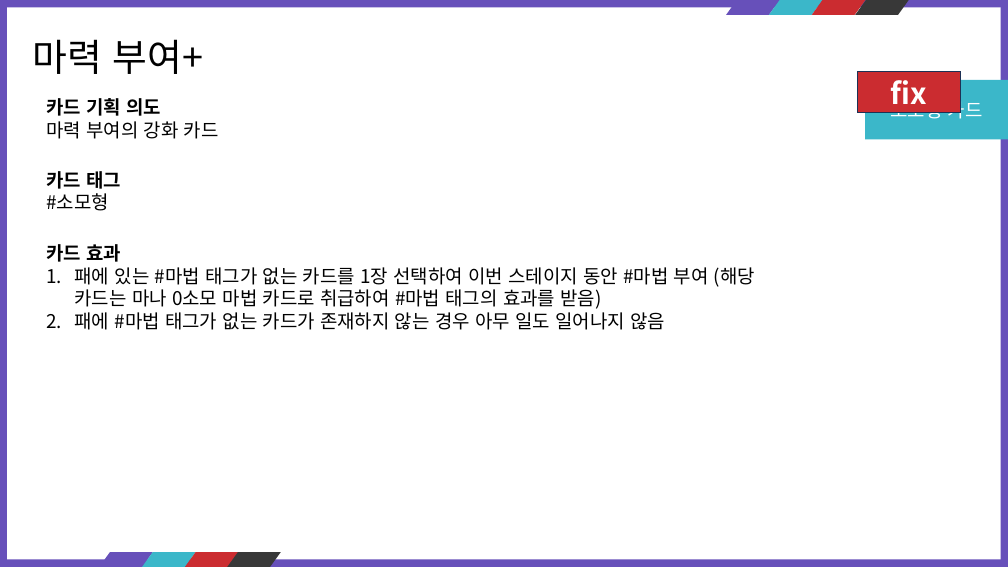
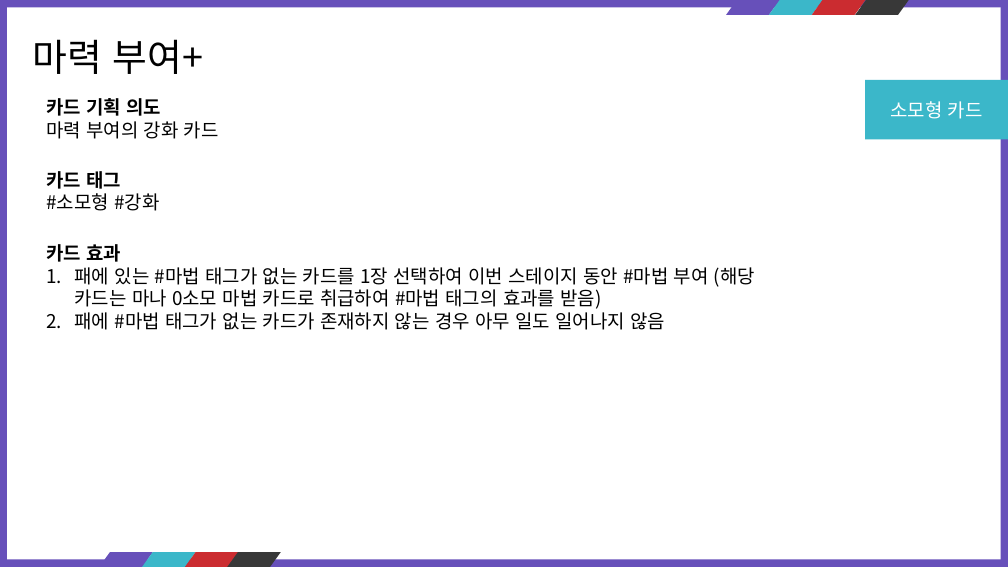
Before and after one commit to kauthor/FluffyDisdog, a slide deck: slide 29 of Plan/기획서/마법사.pptx. Drawn at 1008x567 pixels with LibreOffice and Linux fonts; fonts in the diff are those of the drawing. Boxes give left, top, right and bottom in pixels: in the first picture for what was removed or moved away, otherwise in the second. Text is boxed around its words. In the diff, an @@ line names an element or a change of style, - is before the commit and + after.

```diff
--- a/Plan/기획서/마법사.pptx
+++ b/Plan/기획서/마법사.pptx
@@ rectangle removed at bbox=[858, 72, 960, 113] @@
-fix
@@ text at bbox=[46, 193, 159, 211]: text changed @@
-#소모형
+#소모형 #강화
```
Also in this commit, not shown: 16 other slides changed, 13 slides added.
